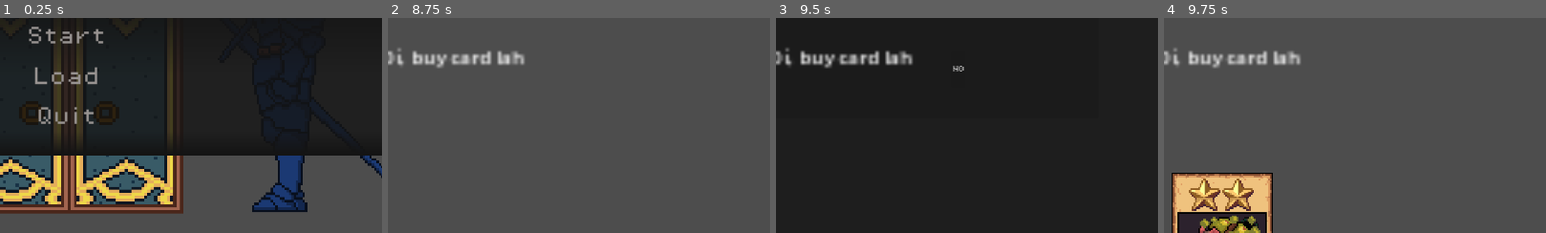
Above: before the commit, frames 1-4 (left to right).
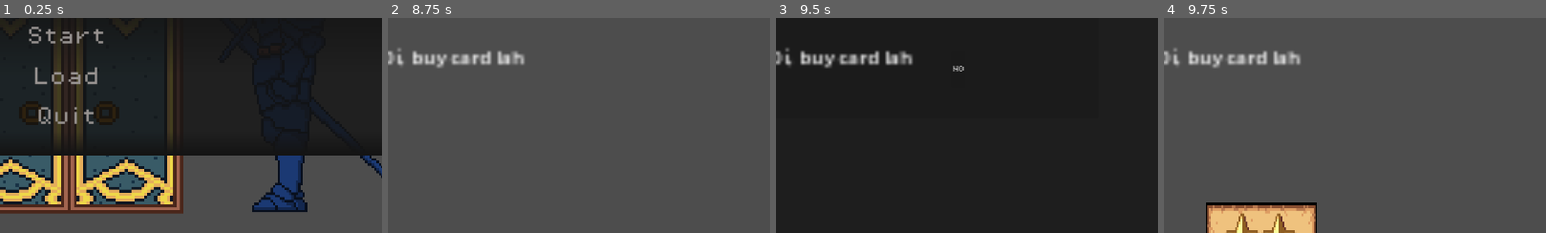
Above: after the commit, the same moments.

Repository: wenyng0526-boop/whateverproject
Game: Godot game, scene res://Scenes/main_menu.tscn
Two runs of this game, one before a commit and one after it. Both use one fixed random seed, a clock stepped at 60 frames per second and the inputs below.
Inputs (mouse positions are % of the whole screen's width and height, from its top left):
- Up to frame 1 (0.25 s): no input
- Up to frame 2 (8.75 s): click (50, 54) at 0.5 s; click "Shop" at 1.25 s; click "DONE" at 2 s; click "DONE" at 2.75 s; click "REFRESH" at 3.5 s; click "UPGRADE" at 4.25 s; click "REFRESH" at 5 s; click "UPGRADE" at 5.75 s; click "REFRESH" at 6.5 s; click "DONE" at 7.25 s; click "UPGRADE" at 8 s
- Up to frame 3 (9.5 s): tap Enter at 8.75 s; drag from (13, 31) to (60, 28) at 8.77 s
- Up to frame 4 (9.75 s): click "YES" at 9.5 s
The pictures show only the part of the screen within x 42-92%, y 50-100%; the shares and areas given below are measured in that part.

Frames 1-3 are identical in both runs. In frame 4, 8.9% of the frame differs, in the area x 2-40%, y 72-100%.

Commit message:
pause menu

Diff:
--- /dev/null
+++ b/Scenes/pause_menu.tscn
@@ -0,0 +1,98 @@
+[gd_scene load_steps=3 format=3 uid="uid://h4i6vvtpoili"]
+
+[ext_resource type="Script" path="res://Scipts/pause_menu.gd" id="1_jdu52"]
+[ext_resource type="FontFile" uid="uid://e2g4j1nu4f4l" path="res://Assets/Fonts/PixelOperator8-Bold.ttf" id="2_gt21u"]
+
+[node name="PauseMenu" type="CanvasLayer"]
+script = ExtResource("1_jdu52")
+
+[node name="Control" type="Control" parent="."]
+layout_mode = 3
+anchors_preset = 15
+anchor_right = 1.0
+anchor_bottom = 1.0
+grow_horizontal = 2
+grow_vertical = 2
+
+[node name="ColorRect" type="ColorRect" parent="Control"]
+layout_mode = 1
+anchors_preset = 15
+anchor_right = 1.0
+anchor_bottom = 1.0
+offset_left = -30.0
+offset_top = -44.0
+offset_right = 106.0
+offset_bottom = 92.0
+grow_horizontal = 2
+grow_vertical = 2
+color = Color(0.368627, 0.368627, 0.368627, 0.988235)
+
+[node name="PanelContainer" type="PanelContainer" parent="Control"]
+layout_mode = 1
+anchors_preset = 8
+anchor_left = 0.5
+anchor_top = 0.5
+anchor_right = 0.5
+anchor_bottom = 0.5
+offset_left = -234.0
+offset_top = -214.5
+offset_right = 234.0
+offset_bottom = 214.5
+grow_horizontal = 2
+grow_vertical = 2
+
+[node name="Button_control" type="Control" parent="Control/PanelContainer"]
+layout_mode = 2
+size_flags_horizontal = 4
+size_flags_vertical = 4
+
+[node name="ResumeButton" type="Button" parent="Control/PanelContainer/Button_control"]
+layout_mode = 2
+offset_left = -141.0
+offset_top = -69.0
+offset_right = 147.0
+offset_bottom = -24.0
+theme_override_fonts/font = ExtResource("2_gt21u")
+text = "RESUME"
+
+[node name="SettingsButton" type="Button" parent="Control/PanelContainer/Button_control"]
+layout_mode = 0
+offset_left = -141.0
+offset_top = -6.0
+offset_right = 147.0
+offset_bottom = 39.0
+theme_override_fonts/font = ExtResource("2_gt21u")
+text = "SETTINGS"
+
+[node name="EndRunButton" type="Button" parent="Control/PanelContainer/Button_control"]
+layout_mode = 0
+offset_left = -143.0
+offset_top = 54.0
+offset_right = 145.0
+offset_bottom = 99.0
+theme_override_fonts/font = ExtResource("2_gt21u")
+text = "END RUN"
+
+[node name="MainMenuButton" type="Button" parent="Control/PanelContainer/Button_control"]
+layout_mode = 0
+offset_left = -143.0
+offset_top = 112.5
+offset_right = 145.0
+offset_bottom = 157.5
+theme_override_fonts/font = ExtResource("2_gt21u")
+text = "RETURN TO MAIN MENU"
+
+[node name="Pause" type="Label" parent="Control"]
+layout_mode = 2
+offset_left = 882.0
+offset_top = 388.0
+offset_right = 1042.0
+offset_bottom = 421.0
+theme_override_fonts/font = ExtResource("2_gt21u")
+theme_override_font_sizes/font_size = 32
+text = "PAUSE"
+
+[connection signal="pressed" from="Control/PanelContainer/Button_control/ResumeButton" to="." method="_on_resume_button_pressed"]
+[connection signal="pressed" from="Control/PanelContainer/Button_control/SettingsButton" to="." method="_on_settings_button_pressed"]
+[connection signal="pressed" from="Control/PanelContainer/Button_control/EndRunButton" to="." method="_on_end_run_button_pressed"]
+[connection signal="pressed" from="Control/PanelContainer/Button_control/MainMenuButton" to="." method="_on_main_menu_button_pressed"]
--- a/Scenes/shop_scene.tscn
+++ b/Scenes/shop_scene.tscn
@@ -1,11 +1,12 @@
-[gd_scene load_steps=7 format=3 uid="uid://b1q3xx44wgn6p"]
+[gd_scene load_steps=8 format=3 uid="uid://b1q3xx44wgn6p"]
 
 [ext_resource type="PackedScene" uid="uid://v8ivyevagaw0" path="res://Scenes/CardUI.tscn" id="1_oql1m"]
 [ext_resource type="Script" path="res://Scipts/shop_manager.gd" id="1_s0dvk"]
 [ext_resource type="Resource" uid="uid://b05y0n3q37vtn" path="res://Other resource/shop_card.tres" id="3_inuco"]
-[ext_resource type="FontFile" uid="uid://e2g4j1nu4f4l" path="res://Assets/fonts/PixelOperator8-Bold.ttf" id="4_a2dmr"]
+[ext_resource type="FontFile" uid="uid://e2g4j1nu4f4l" path="res://Assets/Fonts/PixelOperator8-Bold.ttf" id="4_a2dmr"]
 [ext_resource type="Script" path="res://Scipts/currency_ui.gd" id="5_nrsk7"]
-[ext_resource type="FontFile" uid="uid://d4jftloaibius" path="res://Assets/fonts/PixelOperator8.ttf" id="6_vi0a5"]
+[ext_resource type="FontFile" uid="uid://d4jftloaibius" path="res://Assets/Fonts/PixelOperator8.ttf" id="6_vi0a5"]
+[ext_resource type="PackedScene" uid="uid://h4i6vvtpoili" path="res://Scenes/pause_menu.tscn" id="7_dlbmg"]
 
 [node name="Shop Scene" type="Node2D" node_paths=PackedStringArray("card_container", "player_container", "hand_container", "confirm_panel", "confirm_label", "warning_label")]
 script = ExtResource("1_s0dvk")
@@ -13,7 +14,7 @@
 shop_cards = ExtResource("3_inuco")
 card_container = NodePath("ShopCenter/Card Container")
 player_container = NodePath("PlayerCenter/Player Card Container")
-hand_container = NodePath("HandCenter/HandContainer")
+hand_container = NodePath("Done Button/HandContainer")
 confirm_panel = NodePath("ConfirmUI")
 confirm_label = NodePath("ConfirmUI/Panel/Control/MessageLabel")
 warning_label = NodePath("WarningLabel")
@@ -48,6 +49,14 @@
 text = "DONE
 "
 
+[node name="HandContainer" type="HBoxContainer" parent="Done Button"]
+layout_mode = 2
+offset_left = -688.982
+offset_top = 643.459
+offset_right = -688.982
+offset_bottom = 643.459
+theme_override_constants/separation = 10
+
 [node name="Upgrade Button" type="Button" parent="."]
 offset_left = 1408.0
 offset_top = 8.0
@@ -85,10 +94,6 @@
 offset_top = 920.0
 offset_right = 1843.0
 offset_bottom = 1320.0
-
-[node name="HandContainer" type="HBoxContainer" parent="HandCenter"]
-layout_mode = 2
-theme_override_constants/separation = 10
 
 [node name="CurrencyUI" type="PanelContainer" parent="." node_paths=PackedStringArray("amount_label")]
 offset_top = 481.0
@@ -200,6 +205,8 @@
 scale = Vector2(3, 3)
 text = "Oi, buy card lah"
 
+[node name="PauseMenu" parent="." instance=ExtResource("7_dlbmg")]
+
 [connection signal="pressed" from="Refresh Button" to="." method="_on_refresh_button_pressed"]
 [connection signal="pressed" from="Done Button" to="." method="_on_done_button_pressed"]
 [connection signal="pressed" from="Upgrade Button" to="." method="_on_upgrade_button_pressed"]
--- /dev/null
+++ b/Scipts/pause_menu.gd
@@ -0,0 +1,42 @@
+extends CanvasLayer
+
+@export var settings_panel: Control
+
+func _ready() -> void:
+	process_mode = Node.PROCESS_MODE_ALWAYS
+	hide()
+
+func _unhandled_input(event: InputEvent) -> void:
+	if event.is_action_pressed("pause"):
+		toggle_pause()
+
+func toggle_pause() -> void:
+	if get_tree().paused:
+		resume()
+	else:
+		pause()
+
+func pause() -> void:
+	get_tree().paused = true
+	show()
+
+func resume() -> void:
+	get_tree().paused = false
+	hide()
+
+func _on_resume_button_pressed() -> void:
+	resume()
+	pass
+
+#we dont have a settings bruh
+func _on_settings_button_pressed() -> void:
+	pass
+
+func _on_end_run_button_pressed() -> void:
+	get_tree().paused = false
+	GameState.delete_save_game()
+	get_tree().change_scene_to_file("res://Scenes/main_menu.tscn")
+
+func _on_main_menu_button_pressed() -> void:
+	get_tree().paused = false
+	get_tree().change_scene_to_file("res://Scenes/main_menu.tscn")
--- /dev/null
+++ b/Scipts/warning_label.gd
@@ -0,0 +1,11 @@
+extends Label
+
+
+# Called when the node enters the scene tree for the first time.
+func _ready() -> void:
+	pass # Replace with function body.
+
+
+# Called every frame. 'delta' is the elapsed time since the previous frame.
+func _process(delta: float) -> void:
+	pass
--- a/project.godot
+++ b/project.godot
@@ -26,3 +26,11 @@
 window/size/mode=3
 window/stretch/mode="canvas_items"
 window/stretch/aspect="expand"
+
+[input]
+
+pause={
+"deadzone": 0.5,
+"events": [Object(InputEventKey,"resource_local_to_scene":false,"resource_name":"","device":-1,"window_id":0,"alt_pressed":false,"shift_pressed":false,"ctrl_pressed":false,"meta_pressed":false,"pressed":false,"keycode":0,"physical_keycode":4194305,"key_label":0,"unicode":0,"location":0,"echo":false,"script":null)
+]
+}
Not shown, changed: Assets/Fonts/PixelOperator8-Bold.ttf.import
Not shown, changed: Assets/Fonts/PixelOperator8.ttf.import
